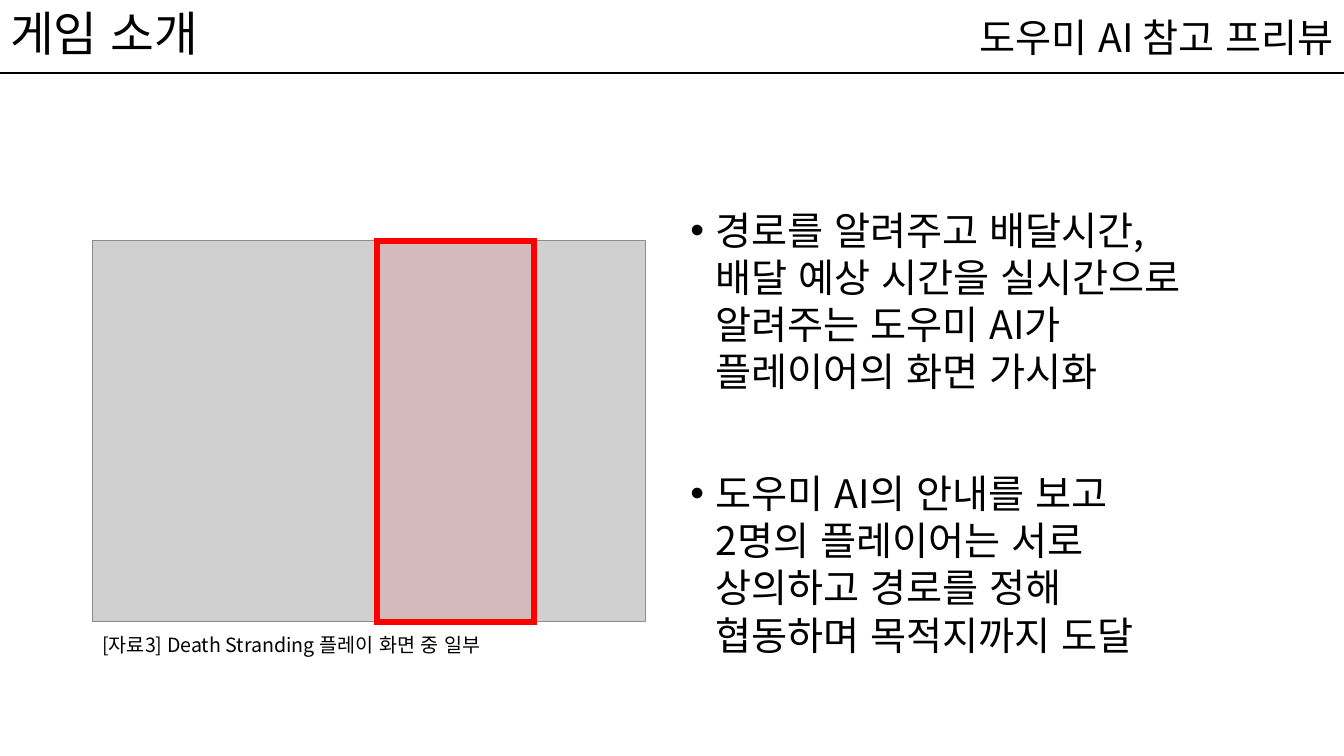
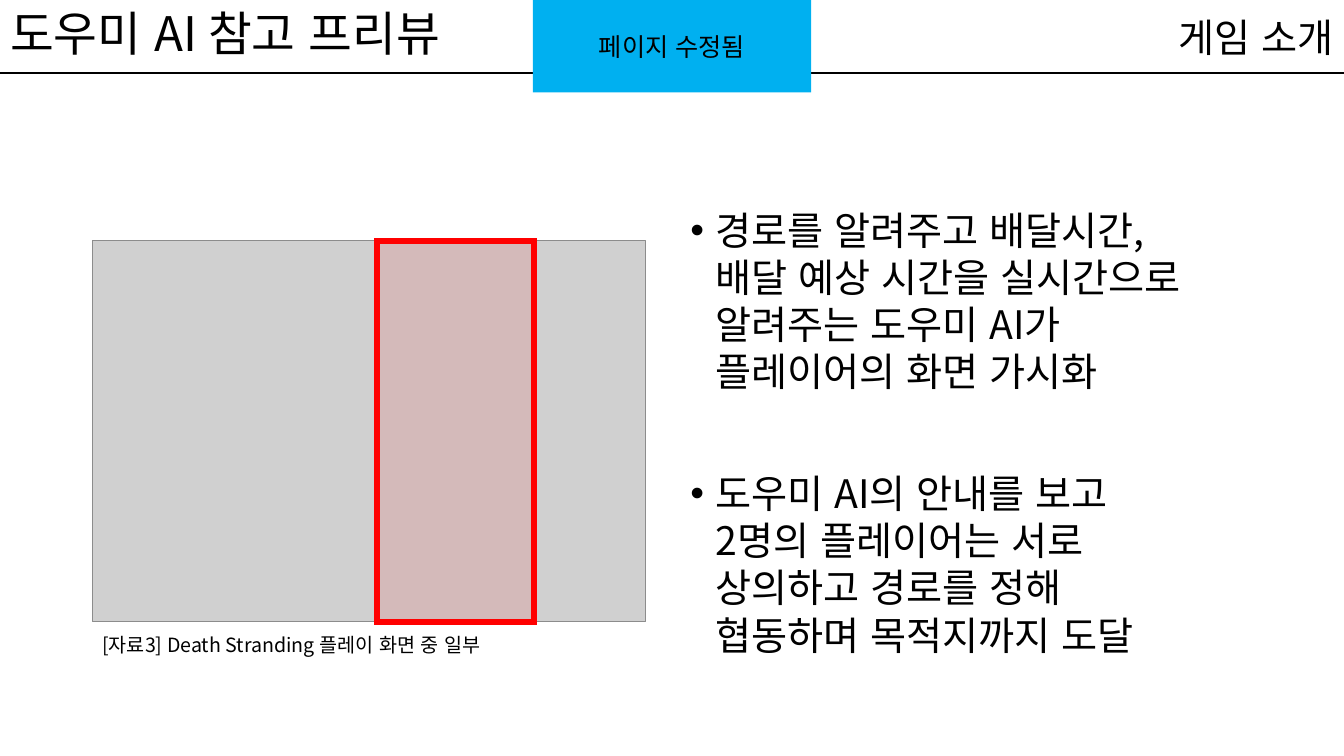
Before and after one commit to kwakyerin/2026_Graduation_Project, a slide deck: slide 6 of documents/HyunahKwon/design/designing/for_teammates/배트와 달트_기획서.pptx (slide 7 before the commit). Drawn at 1344x756 pixels with LibreOffice and Linux fonts; fonts in the diff are those of the drawing; grey boxes stand for pictures. Boxes give left, top, right and bottom in pixels: in the first picture for what was removed or moved away, otherwise in the second. Text is boxed around its words. In the diff, an @@ line names an element or a change of style, - is before the commit and + after.

Commit message:
경로예측과정 방식1,2
프로토타입ppt 수정

```diff
--- a/documents/HyunahKwon/design/designing/for_teammates/배트와 달트_기획서.pptx
+++ b/documents/HyunahKwon/design/designing/for_teammates/배트와 달트_기획서.pptx
@@ title at (x1=10, y1=11, x2=440, y2=55): text changed @@
-게임 소개
+도우미 AI 참고 프리뷰
@@ rectangle added at (x1=533, y1=0, x2=812, y2=93), fill #00B0F0, 18 pt, text #000000 @@
+페이지 수정됨
@@ text at (x1=1179, y1=19, x2=1334, y2=55): text changed @@
-도우미 AI 참고 프리뷰
+게임 소개
```
Also in this commit, not shown: 34 other slides changed, 1 slide removed, 3 other files.
